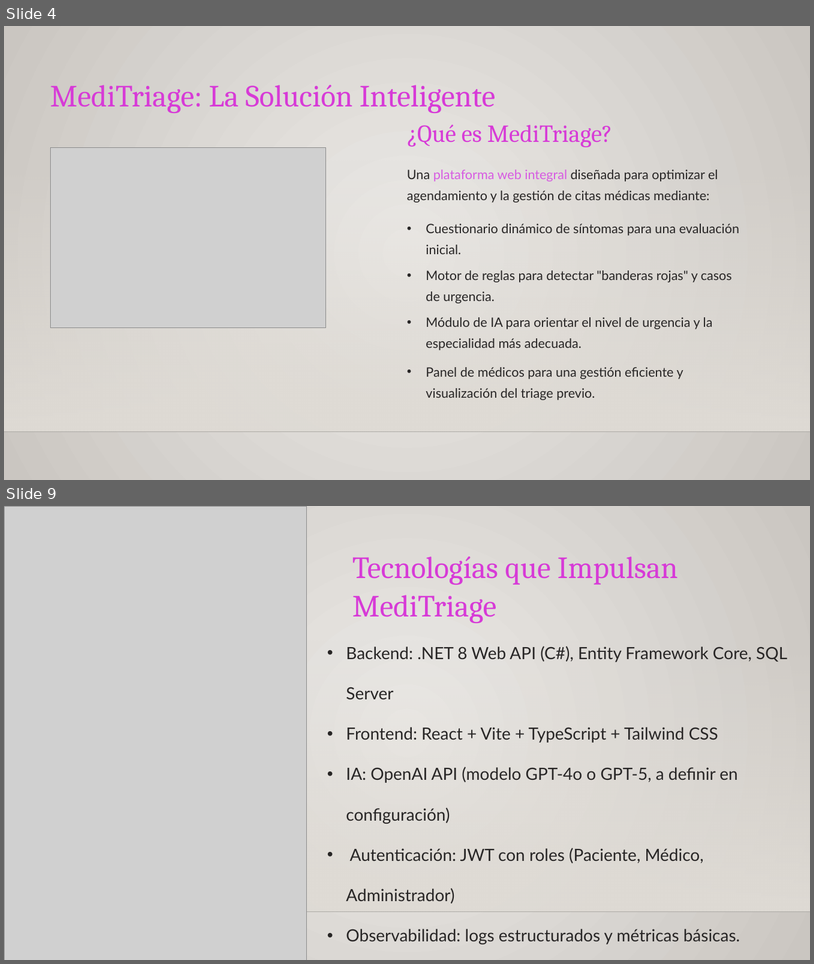
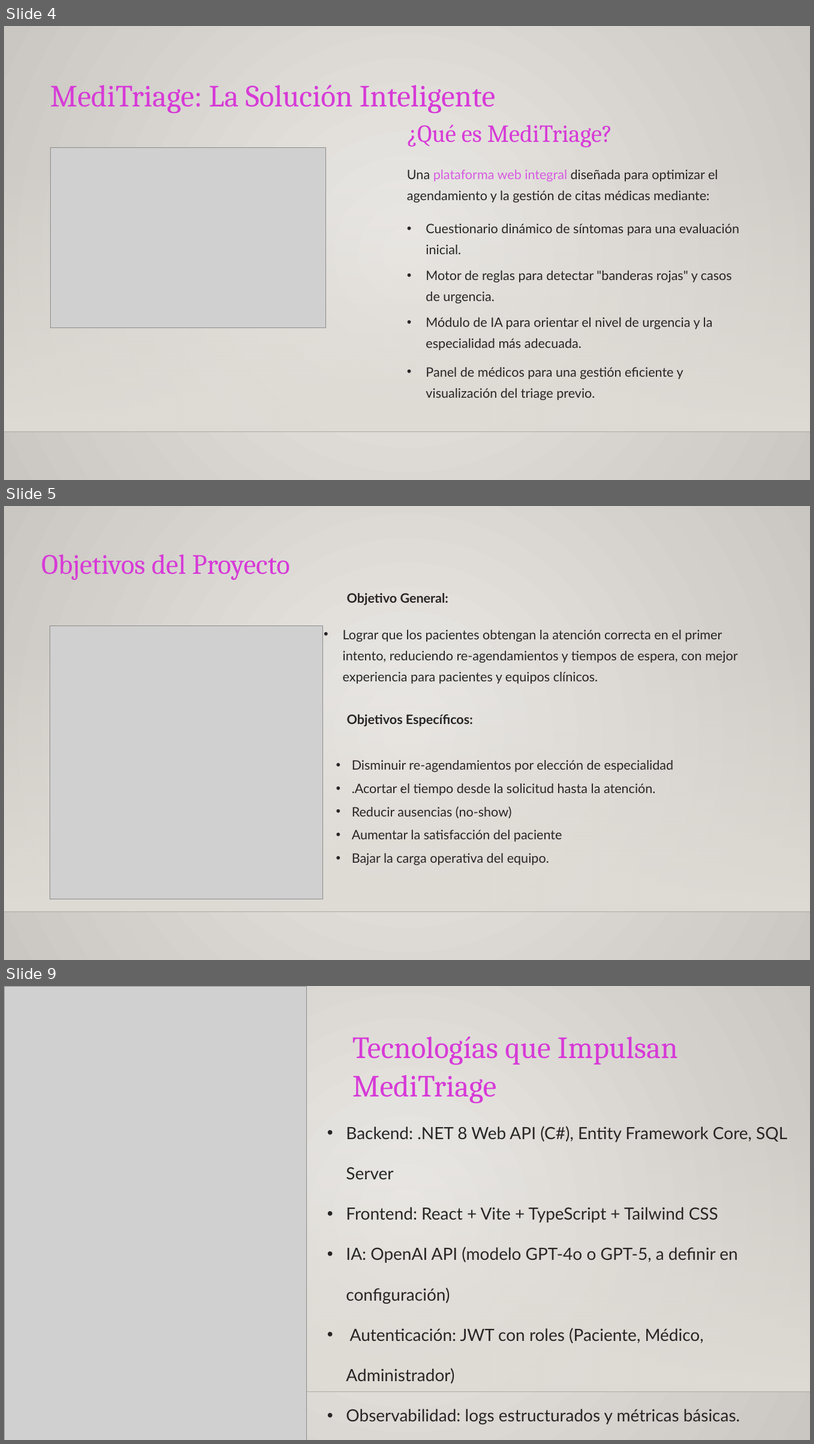
Before and after one commit to MRCuevasCarreno/MediTriage, a slide deck: Fase 2/Evidencias Proyecto/Presentación Proyecto.pptx. Shown one above the other, each under a label of ours: slides 4 and 9 before the commit, slides 4, 5 and 9 after it; the slides between them are not shown. The pictures are 814x964 and 814x1444 pixels, drawn with LibreOffice and Linux fonts; fonts in the diff are those of the drawing; grey boxes stand for pictures; background and template pictures are left out. Boxes give left, top, right and bottom in pixels: in the first picture for what was removed or moved away, otherwise in the second. Text is boxed around its words. In the diff, an @@ line names an element or a change of style, - is before the commit and + after.

```diff
--- a/Fase 2/Evidencias Proyecto/Presentación Proyecto.pptx
+++ b/Fase 2/Evidencias Proyecto/Presentación Proyecto.pptx
@@ slide 5 added at box(4, 506, 810, 960), background gradient #ECEAE7 to #CAC7C1; not listed: 2 template elements that a slide beside it also shows @@
@@ text added at box(41, 554, 290, 580), 40 pt, text #D73AD7 @@
+Objetivos del Proyecto
@@ text added at box(347, 593, 449, 605), 18.5 pt, text #272525, bold @@
+Objetivo General:
@@ picture added at box(50, 625, 324, 898) @@
@@ text added at box(343, 630, 738, 684), 18.5 pt, text #272525 @@
+• Lograr que los pacientes obtengan la atención correcta en el primer intento, reduciendo re-agendamientos y tiempos de espera, con mejor experiencia para pacientes y equipos clínicos.
@@ text added at box(347, 714, 473, 726), 18.5 pt, text #272525, bold @@
+Objetivos Específicos:
@@ text added at box(352, 760, 674, 865), 18.5 pt, text #272525 @@
+• Disminuir re-agendamientos por elección de especialidad
+• .Acortar el tiempo desde la solicitud hasta la atención.
+• Reducir ausencias (no-show)
+• Aumentar la satisfacción del paciente
+• Bajar la carga operativa del equipo.
@@ text added at box(401, 772, 742, 923), 18.5 pt, text #272525 @@
+.
```
Also in this commit, not shown: 3 slides changed, 4 other slides added, 10 slides removed, 13 other files.
